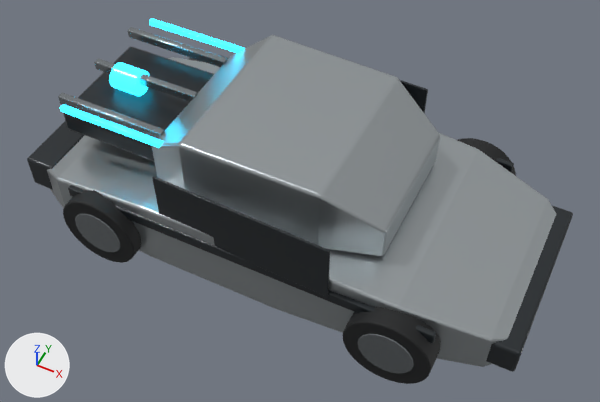
One commit to the Blender file SourceArt/Vehicles/DeLorean/HeroTimeMachine.blend: the scene before it, then after it.
Rendered twice from a 50 mm lens placed at (212.0, -413.0, 565.0), pointed at (12.0, -14.0, 66.0). The lights are fixed; the arrows at lower left show +X, +Y and +Z. The picture after the commit comes second.

Objects in the first picture: 'BeltTrim_R', 'BodyShell', 'DoorSeam_R', 'EmissiveConduit_-62', 'FluxRail_-48', 'FrontFascia', 'RearFascia', 'RoofShell', 'TimeMachinery', 'Wheel_FL', 'Wheel_FL_Hub', 'Wheel_RL' and 8 more.
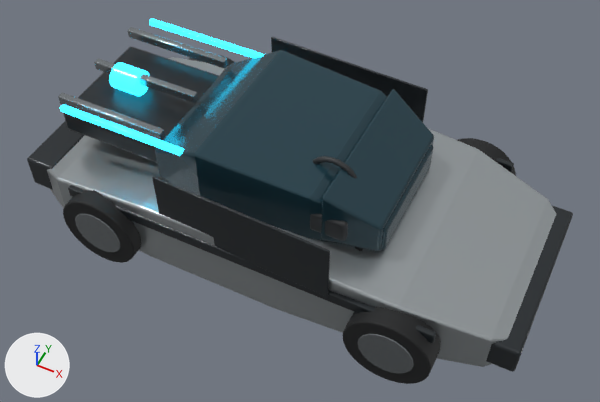
Edits to the bpy script that builds the scene:
```text
Change me_roofshellmesh:
    used by ob_roofshell; location = (0.0, 0.0, 0.0)
    remove me_roofshellmesh.from_pydata(...)  # 16 vertices, 14 faces; spans x -90.0..100.0, y -72.0..72.0, z 90.0..151.0
    remove me_roofshellmesh.materials.append(mat_m_brushedsteel)  # light grey #b8bfc2
    add me_roofshellmesh.from_pydata(...)  # 16 vertices, 14 faces; spans x -90.0..98.0, y -68.0..68.0, z 88.0..142.0
    me_roofshellmesh part 1
    me_roofshellmesh.vertices[0].co: (-90.0, -61.0, 90.0) -> (-90.0, -58.0, 88.0)
    me_roofshellmesh.vertices[1].co: (-90.0, 61.0, 90.0) -> (-90.0, 58.0, 88.0)
    me_roofshellmesh.vertices[2].co: (-90.0, -61.0, 125.0) -> (-90.0, -58.0, 118.0)
    me_roofshellmesh.vertices[3].co: (-90.0, 61.0, 125.0) -> (-90.0, 58.0, 118.0)
    me_roofshellmesh.vertices[4].co: (-55.0, -72.0, 91.0) -> (-45.0, -68.0, 89.0)
    me_roofshellmesh.vertices[5].co: (-55.0, 72.0, 91.0) -> (-45.0, 68.0, 89.0)
    me_roofshellmesh.vertices[6].co: (-55.0, -72.0, 151.0) -> (-45.0, -68.0, 142.0)
    me_roofshellmesh.vertices[7].co: (-55.0, 72.0, 151.0) -> (-45.0, 68.0, 142.0)
    me_roofshellmesh.vertices[8].co: (55.0, -70.0, 92.0) -> (45.0, -64.0, 90.0)
    me_roofshellmesh.vertices[9].co: (55.0, 70.0, 92.0) -> (45.0, 64.0, 90.0)
    me_roofshellmesh.vertices[10].co: (55.0, -70.0, 149.0) -> (45.0, -64.0, 136.0)
    me_roofshellmesh.vertices[11].co: (55.0, 70.0, 149.0) -> (45.0, 64.0, 136.0)
    me_roofshellmesh.vertices[12].co: (100.0, -55.0, 90.0) -> (98.0, -48.0, 88.0)
    me_roofshellmesh.vertices[13].co: (100.0, 55.0, 90.0) -> (98.0, 48.0, 88.0)
    me_roofshellmesh.vertices[14].co: (100.0, -55.0, 119.0) -> (98.0, -48.0, 112.0)
    me_roofshellmesh.vertices[15].co: (100.0, 55.0, 119.0) -> (98.0, 48.0, 112.0)
    add me_roofshellmesh.materials.append(mat_m_smokedglass)  # dark cyan #24424d
```

Pixel boxes [x1, y1, x2, y2] of what changed, in the pictures (600 x 402 px):
'RoofShell', recoloured, reshaped (9% shorter): before [152, 35, 440, 256]; after [155, 50, 433, 250]
'GlassSet', unchanged, uncovered by the edit: after [321, 89, 434, 251]
'DoorSeam_L', unchanged, uncovered by the edit: before [400, 80, 428, 113]; after [271, 37, 428, 122]
